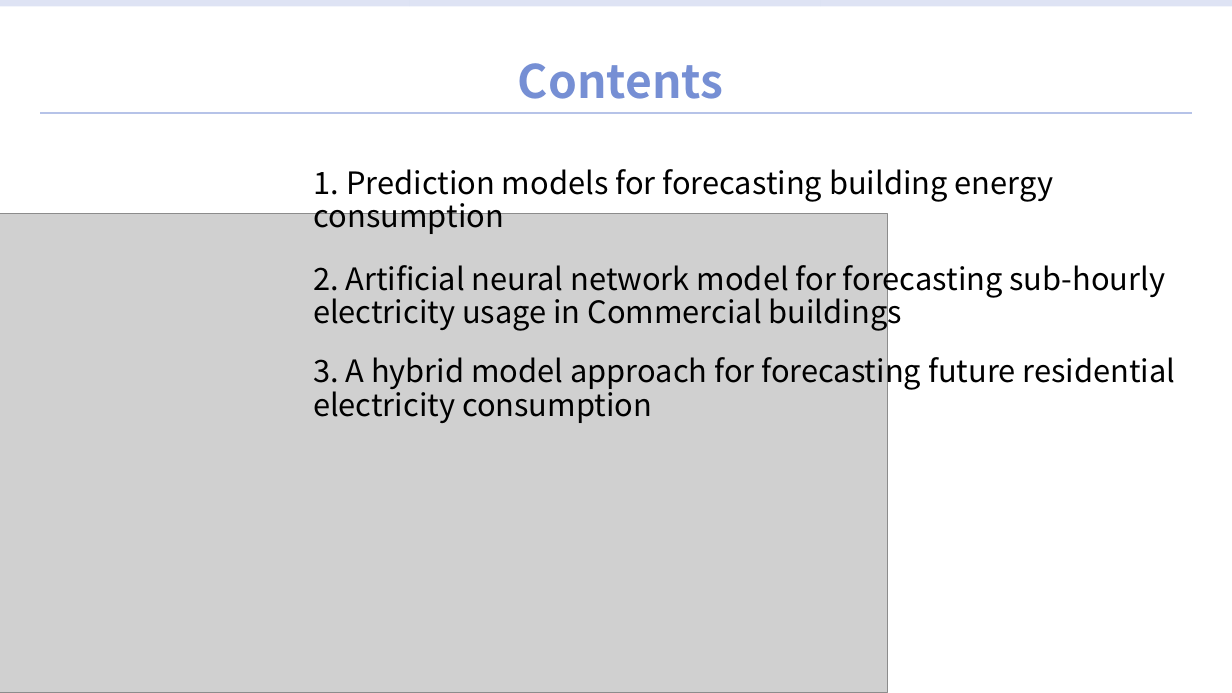
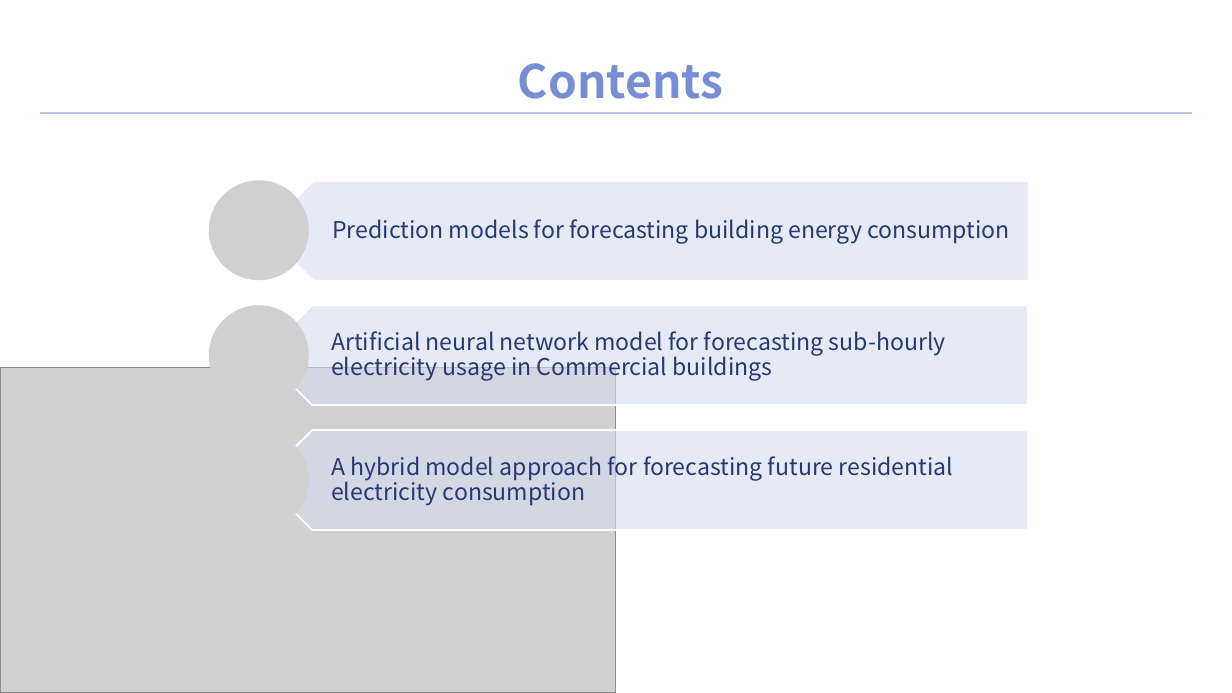
Before and after one commit to sohee98/2022-1st-Course, a slide deck: slide 2 of AI Applications/Literature study 발표/Literature study PPT-SoheeKim.pptx. Drawn at 1232x693 pixels with LibreOffice and Linux fonts; fonts in the diff are those of the drawing; grey boxes stand for pictures. Boxes give left, top, right and bottom in pixels: in the first picture for what was removed or moved away, otherwise in the second. Text is boxed around its words. In the diff, an @@ line names an element or a change of style, - is before the commit and + after.

```diff
--- a/AI Applications/Literature study 발표/Literature study PPT-SoheeKim.pptx
+++ b/AI Applications/Literature study 발표/Literature study PPT-SoheeKim.pptx
@@ rectangle removed at (0, 0, 410, 6) @@
@@ rectangle removed at (410, 0, 822, 6) @@
@@ rectangle removed at (821, 0, 1232, 6) @@
@@ text at (332, 219, 1009, 244): text changed; size 24 to 18 pt; text colour #000000 to #253A75 @@
-1. Prediction models for forecasting building energy consumption
+Prediction models for forecasting building energy consumption
@@ text at (331, 331, 946, 380): text changed; size 24 to 18 pt; text colour #000000 to #253A75 @@
-2. Artificial neural network model for forecasting sub-hourly electricity usage in Commercial buildings
+Artificial neural network model for forecasting sub-hourly electricity usage in Commercial buildings
@@ picture: place and size @@
-picture at (0, 213, 887, 693)
+picture at (0, 367, 616, 693)
@@ group added at (209, 180, 1030, 530): 3 pentagon arrows, 3 pictures @@
@@ text at (331, 451, 953, 505): text changed; size 24 to 18 pt; text colour #000000 to #253A75 @@
-3. A hybrid model approach for forecasting future residential electricity consumption
+A hybrid model approach for forecasting future residential electricity consumption
```
Also in this commit, not shown: 7 other slides changed, 9 slides added.
